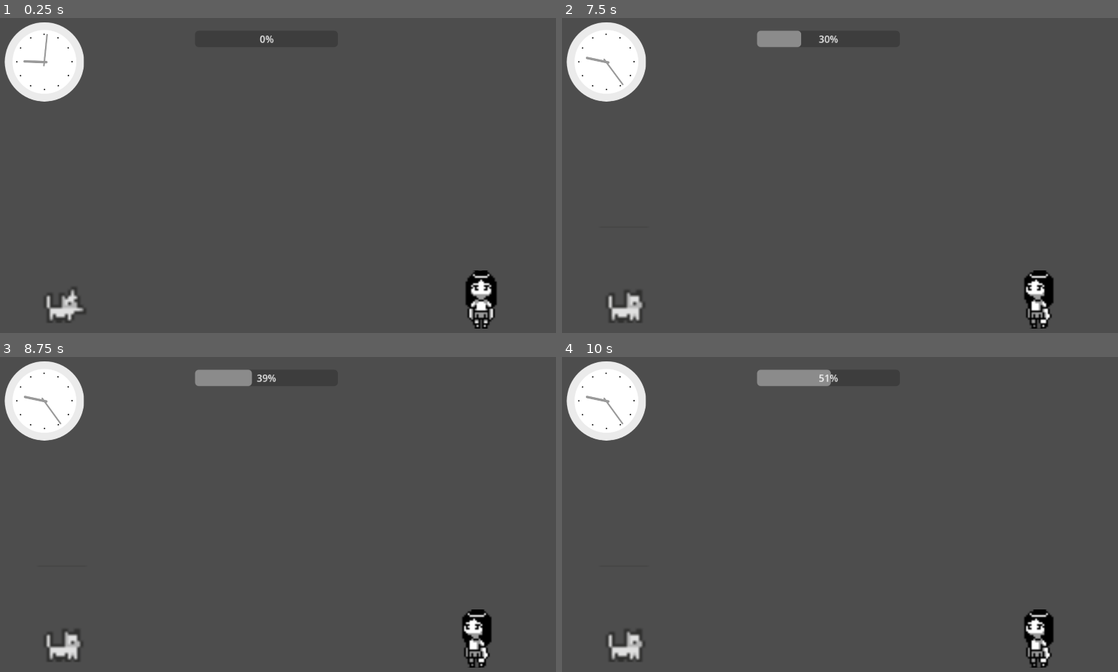
Above: before the commit, frames 1-4 (two rows, left to right).
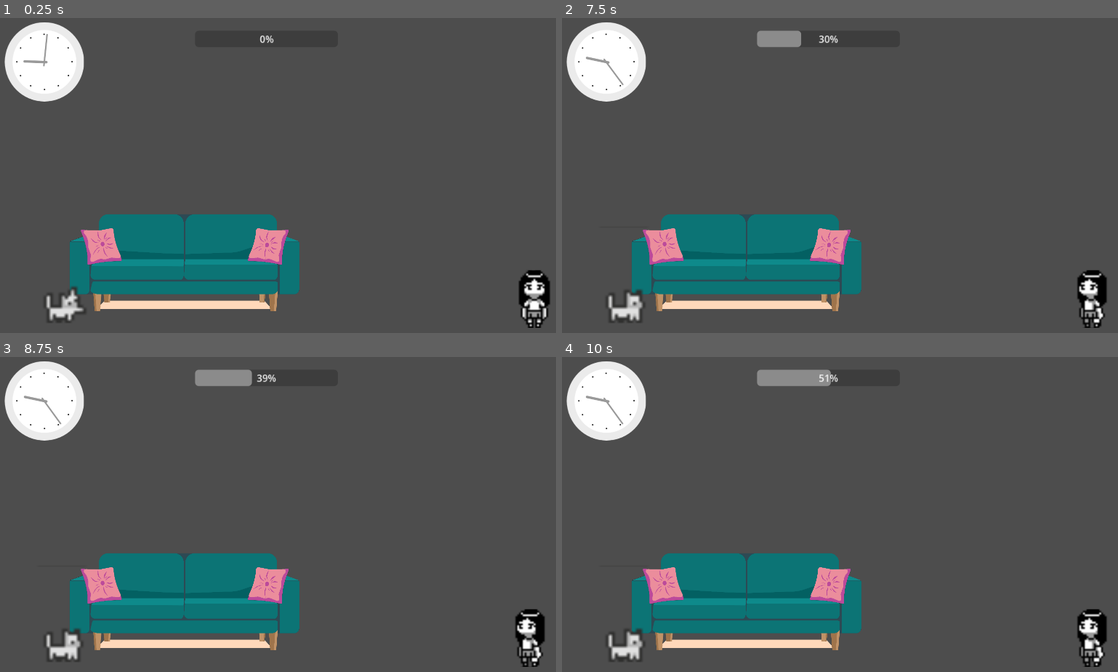
Above: after the commit, the same moments.

Repository: JoeyPL5/trigamedev-monthly-5
Game: Godot game, scene res://Scenes/LevelComponents/DemoLevel.tscn
Two runs of this game, one before a commit and one after it. Both use one fixed random seed, a clock stepped at 60 frames per second and the inputs below. This scene is started directly instead of the project's main scene. Sound files missing from this copy of the repository are replaced by a short silence.
Inputs (mouse positions are in pixels of both pictures, inside the frame that each line leads up to):
- Up to frame 1 (0.25 s): no input
- Up to frame 2 (7.5 s): move the mouse to (956, 156) at 0.52 s; click (956, 156) at 0.67 s; move the mouse to (712, 188) at 1.27 s; click (712, 188) at 1.42 s; move the mouse to (890, 99) at 2.02 s; click (890, 99) at 2.17 s; move the mouse to (801, 238) at 2.77 s; click (801, 238) at 2.92 s; move the mouse to (1006, 222) at 3.52 s; click (1006, 222) at 3.67 s; move the mouse to (656, 125) at 4.27 s; click (656, 125) at 4.42 s; move the mouse to (862, 172) at 5.02 s; click (862, 172) at 5.17 s; move the mouse to (745, 90) at 5.77 s; click (745, 90) at 5.92 s; move the mouse to (956, 156) at 6.52 s; click (956, 156) at 6.67 s; move the mouse to (712, 188) at 7.27 s; click (712, 188) at 7.42 s
- Up to frame 3 (8.75 s): tap Enter at 8 s; move the mouse to (328, 438) at 8.02 s; click (328, 438) at 8.17 s
- Up to frame 4 (10 s): tap Space at 8.75 s; move the mouse to (801, 577) at 8.77 s; click (801, 577) at 8.92 s; tap Enter at 9.5 s; move the mouse to (1006, 561) at 9.52 s; click (1006, 561) at 9.67 s

The runs differ from the first frame. In frame 1, 12% of the frame differs, in the area x 12-99%, y 62-99%; in frame 2, 12%; in frame 3, 12%; in frame 4, 12%.

Commit message:
add couch to demo level

Diff:
--- /dev/null
+++ b/TriGameDevMontlyGameJam5/destruction-jam-game/Scenes/LevelComponents/Couch.tscn
@@ -0,0 +1,20 @@
+[gd_scene format=3 uid="uid://ck6okujruy32t"]
+
+[ext_resource type="Texture2D" uid="uid://n2sd8qyy2u4o" path="res://Assets/Images/sofa.png" id="1_4cvlc"]
+
+[sub_resource type="SpriteFrames" id="SpriteFrames_m0we6"]
+animations = [{
+"frames": [{
+"duration": 1.0,
+"texture": ExtResource("1_4cvlc")
+}],
+"loop": true,
+"name": &"default",
+"speed": 5.0
+}]
+
+[node name="Couch" type="Node2D" unique_id=37722189]
+
+[node name="Sprite2D" type="AnimatedSprite2D" parent="." unique_id=2072182660]
+scale = Vector2(0.3, 0.3)
+sprite_frames = SubResource("SpriteFrames_m0we6")
--- a/TriGameDevMontlyGameJam5/destruction-jam-game/Scenes/LevelComponents/DemoLevel.tscn
+++ b/TriGameDevMontlyGameJam5/destruction-jam-game/Scenes/LevelComponents/DemoLevel.tscn
@@ -3,8 +3,8 @@
 [ext_resource type="PackedScene" uid="uid://cwyltjh5nt06c" path="res://Scenes/UIComponents/ProgressBar.tscn" id="1_oh60w"]
 [ext_resource type="Script" uid="uid://bo42avknx43ks" path="res://Scripts/demo_level.gd" id="1_opirl"]
 [ext_resource type="PackedScene" uid="uid://cebripcrv8b38" path="res://Scenes/LevelComponents/Player/CatPlayer.tscn" id="2_opirl"]
-[ext_resource type="Script" uid="uid://cds0axxqvkdkw" path="res://Scripts/progress_bar.gd" id="3_mdche"]
 [ext_resource type="PackedScene" uid="uid://clgashri05465" path="res://Scenes/LevelComponents/Owner/Owner.tscn" id="3_owner"]
+[ext_resource type="PackedScene" uid="uid://ck6okujruy32t" path="res://Scenes/LevelComponents/Couch.tscn" id="5_bmuex"]
 [ext_resource type="PackedScene" path="res://Scenes/UIComponents/Clock.tscn" id="6_bmuex"]
 
 [node name="DemoLevel" type="Node2D" unique_id=634916560]
@@ -21,17 +21,18 @@
 offset_top = -7.0
 offset_right = 45.0
 offset_bottom = -7.0
-script = ExtResource("3_mdche")
-increment = 6.0
 
 [node name="Owner" parent="." unique_id=935258180 instance=ExtResource("3_owner")]
 position = Vector2(119, 98)
 
+[node name="PatrolPointA" type="Marker2D" parent="." unique_id=1222468762]
+position = Vector2(1483, 868)
+
+[node name="PatrolPointB" type="Marker2D" parent="." unique_id=1798239627]
+position = Vector2(787, 868)
+
+[node name="Couch" parent="." unique_id=37722189 instance=ExtResource("5_bmuex")]
+position = Vector2(682, 838)
+
 [node name="CatPlayer" parent="." unique_id=257984501 instance=ExtResource("2_opirl")]
 position = Vector2(207, 827)
-
-[node name="PatrolPointA" type="Marker2D" parent="." unique_id=1222468762]
-position = Vector2(1307, 870)
-
-[node name="PatrolPointB" type="Marker2D" parent="." unique_id=1798239627]
-position = Vector2(611, 870)
